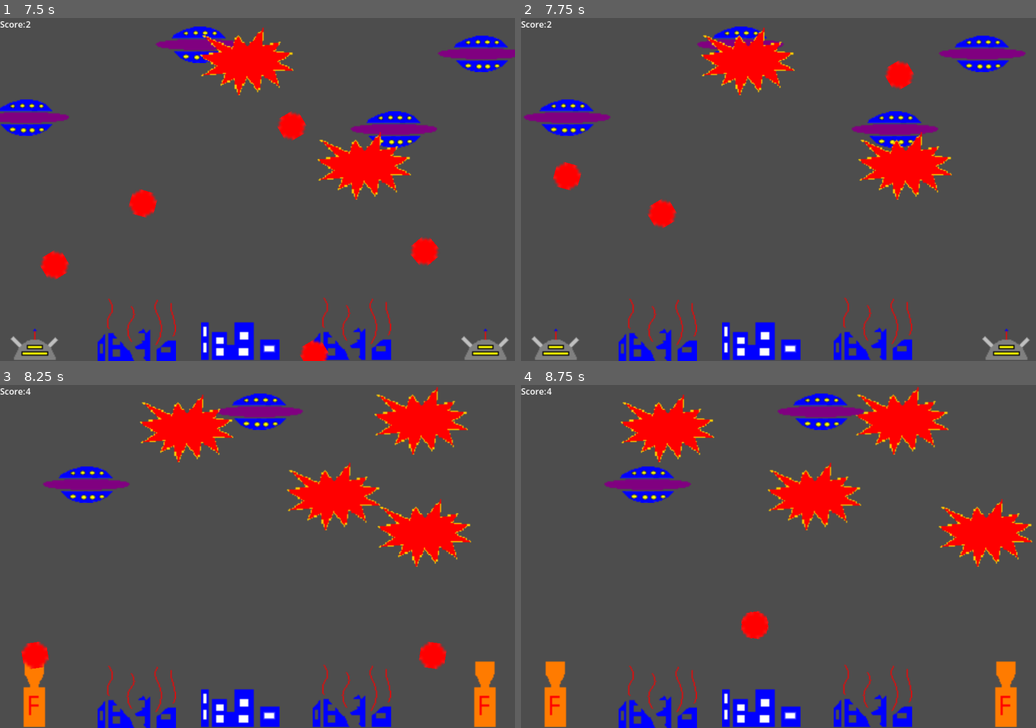
Above: before the commit, frames 1-4 (two rows, left to right).
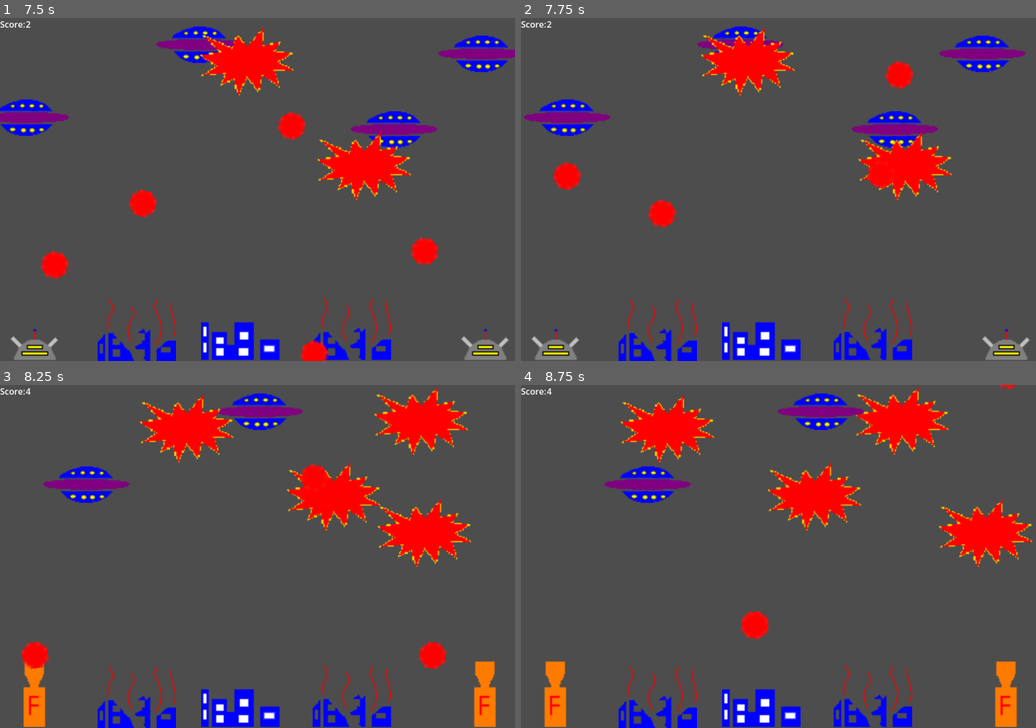
Above: after the commit, the same moments.

Repository: halkeye/AlienAttackGodot
Game: Godot game, scene res://scenes/main_menu.tscn
Same seed, same stepped clock (60 frames per second), same inputs: the game is played once before the commit and once after it.
Inputs (mouse positions are in pixels of both pictures, inside the frame that each line leads up to):
- Up to frame 1 (7.5 s): click "New Game" at 0.5 s; click (36, 326) at 1.25 s; click (484, 326) at 2 s; click (36, 326) at 2.75 s; click (484, 326) at 3.5 s; click (36, 326) at 4.25 s; click (484, 326) at 5 s; move the mouse to (370, 172) at 5.77 s; click (370, 172) at 5.85 s; move the mouse to (154, 206) at 6.52 s; tap Up (weapon_switch) at 6.6 s; click (154, 206) at 6.67 s; move the mouse to (309, 114) at 7.27 s; click (309, 114) at 7.35 s
- Up to frame 2 (7.75 s): no input
- Up to frame 3 (8.25 s): move the mouse to (231, 625) at 8.02 s; tap Up (weapon_switch) at 8.1 s; click (231, 625) at 8.17 s
- Up to frame 4 (8.75 s): no input

Frame 1 is identical in both runs. In frame 2, 0.1% of the frame differs, in the area x 67-72%, y 43-50%; in frame 3, 0.2%, in the area x 58-64%, y 22-31%; in frame 4, less than 0.1%.

Commit message:
Bullets will now go through dead things

Diff:
--- a/scripts/bullet.gd
+++ b/scripts/bullet.gd
@@ -24,8 +24,16 @@
 	return "<CharacterBody2D position="+str(position)+" velocity="+str(velocity)+" rotation="+str(rotation)+">"
 
 func _on_area_entered(area):
-	if area.is_in_group("ufos"):
-		area.damage(damage)
-	if area.is_in_group("cities"):
-		area.damage(damage)
-	queue_free()
+	var hit_something = false
+	if area is UFO:
+		var ufo: UFO = area
+		if !ufo.is_dead():
+			hit_something = true
+			ufo.damage(damage)
+	if area is City:
+		var city: City = area
+		hit_something = true
+		city.damage(damage)
+
+	if hit_something:
+		queue_free()
--- a/scripts/city.gd
+++ b/scripts/city.gd
@@ -1,4 +1,5 @@
 extends Area2D
+class_name City
 
 @export_group("Health")
 @export var health: int = 1 : set=set_health
